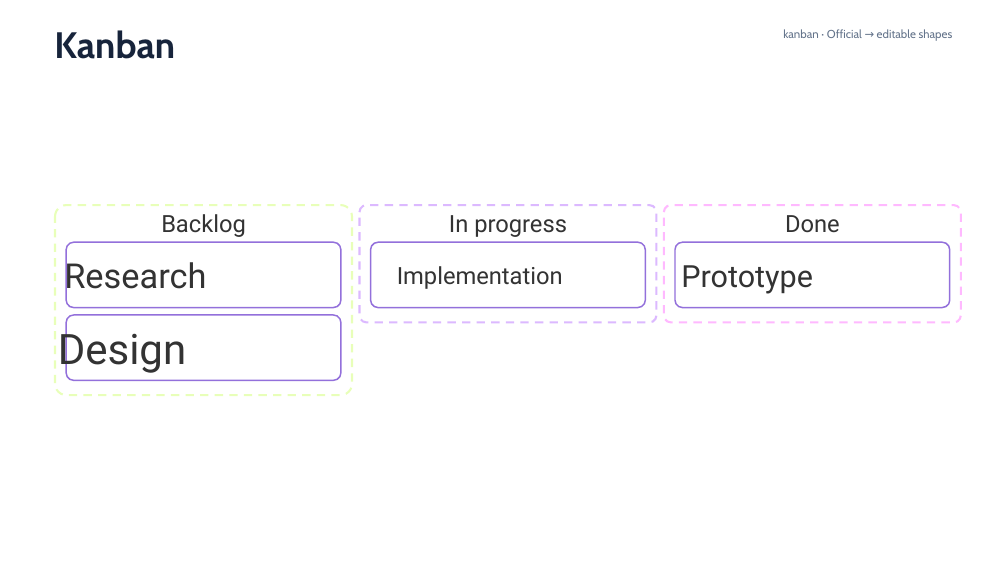
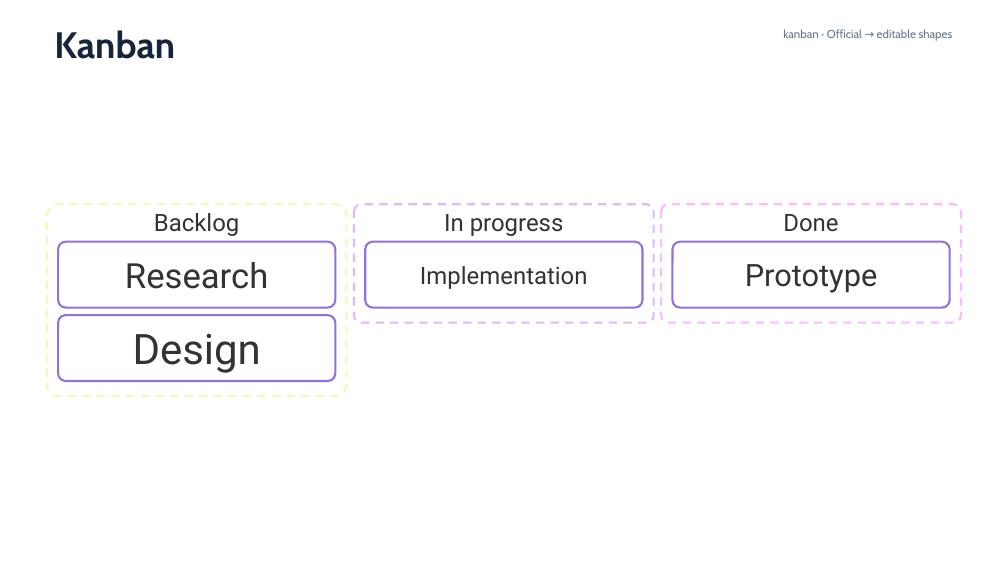
Before and after one commit to sci-gen/diagram-pptx, a slide deck: slide 21 of examples/mermaid-syntax/mermaid-11.16-gallery.pptx. Drawn at 1008x567 pixels with LibreOffice and Linux fonts; fonts in the diff are those of the drawing. Boxes give left, top, right and bottom in pixels: in the first picture for what was removed or moved away, otherwise in the second. Text is boxed around its words. In the diff, an @@ line names an element or a change of style, - is before the commit and + after.

```diff
--- a/examples/mermaid-syntax/mermaid-11.16-gallery.pptx
+++ b/examples/mermaid-syntax/mermaid-11.16-gallery.pptx
@@ rounded rectangle: place and size @@
-rounded rectangle at box(55, 205, 352, 395)
+rounded rectangle at box(47, 204, 346, 396)
@@ rounded rectangle at box(47, 204, 346, 396): outline #E8FFB9 1.98 pt dashed to #E8FFB9 2 pt dashed @@
@@ size 22.6 to 22.8 pt in 3 elements at box(783, 214, 838, 232), box(444, 214, 564, 236), box(154, 213, 239, 236) @@
@@ text "Backlog": place and size @@
-text "Backlog" at box(161, 214, 246, 237)
+text "Backlog" at box(154, 213, 239, 236)
@@ rounded rectangle: place and size @@
-rounded rectangle at box(360, 205, 657, 322)
+rounded rectangle at box(354, 204, 653, 323)
@@ rounded rectangle at box(354, 204, 653, 323): outline #DCB9FF 1.98 pt dashed to #DCB9FF 2 pt dashed @@
@@ rounded rectangle at box(662, 204, 961, 323): outline #FFB9FF 1.98 pt dashed to #FFB9FF 2 pt dashed @@
@@ rounded rectangle "Research": place and size @@
-rounded rectangle "Research" at box(67, 242, 341, 307)
+rounded rectangle "Research" at box(58, 242, 336, 308)
@@ rounded rectangle "Research" at box(58, 242, 336, 308): outline #9370DB 1.41 pt to #9370DB 2 pt @@
@@ text in rounded rectangle at box(125, 262, 268, 289): text added @@
+Research
@@ rounded rectangle "Implementation": place and size @@
-rounded rectangle "Implementation" at box(397, 266, 563, 289)
+rounded rectangle "Implementation" at box(365, 242, 643, 308)
@@ rounded rectangle "Implementation" at box(365, 242, 643, 308): size 22.6 to 22.8 pt; fill none to #FFFFFF; outline none to #9370DB 2 pt @@
@@ rounded rectangle "Prototype": place and size @@
-rounded rectangle "Prototype" at box(681, 265, 812, 294)
+rounded rectangle "Prototype" at box(672, 242, 950, 308)
@@ rounded rectangle "Prototype" at box(672, 242, 950, 308): size 29.1 to 29.3 pt; fill none to #FFFFFF; outline none to #9370DB 2 pt @@
@@ group removed at box(64, 242, 950, 380): 3 rounded rectangles, 1 text @@
-Research
@@ rounded rectangle "Design": place and size @@
-rounded rectangle "Design" at box(58, 325, 186, 374)
+rounded rectangle "Design" at box(58, 315, 336, 381)
@@ rounded rectangle "Design" at box(58, 315, 336, 381): fill none to #FFFFFF; outline none to #9370DB 2 pt @@
```
Also in this commit, not shown: 2 other slides changed, 7 other files.
